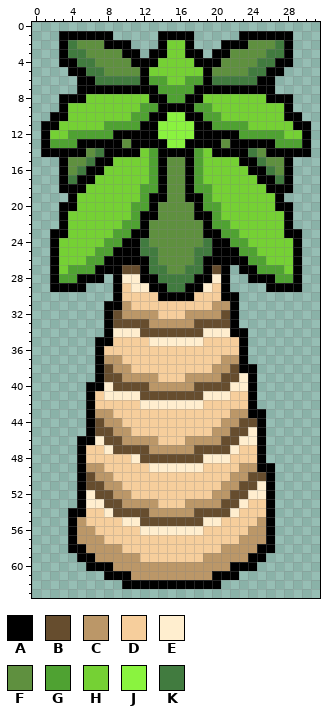
Pixel-art sprite -- Assets/Sprites/PalmTree/PalmTree.png. The first picture shows the starting point.
The file is 32x64 pixels.
Palette (. is transparent): A #000000  B #664d2e  C #bb9768  D #f6ce9c  E #ffeecf  F #5f903f  G #4fa232  H #75d134  J #8af33f  K #417b3f
Now the later version:
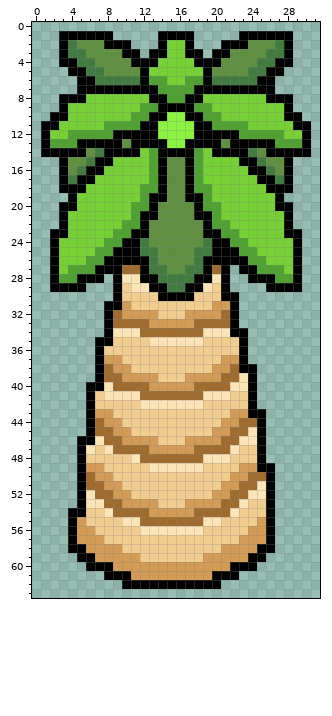
Edits made:
{"colour":"B","old":"#664d2e","new":"#9f6c2e"}
{"colour":"C","old":"#bb9768","new":"#d39b56"}
{"colour":"D","old":"#f6ce9c","new":"#f1cd90"}
{"colour":"E","old":"#ffeecf","new":"#fbe5b7"}
{"y":47,"x":6,"old":"D","new":"E"}
